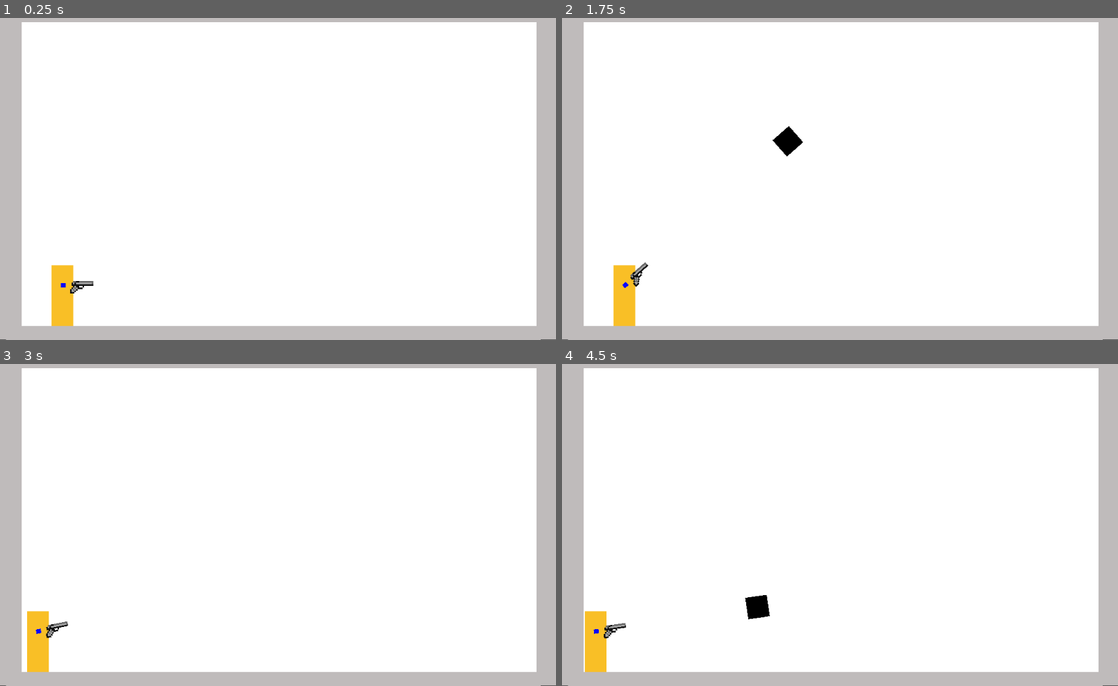
Above: before the commit, frames 1-4 (two rows, left to right).
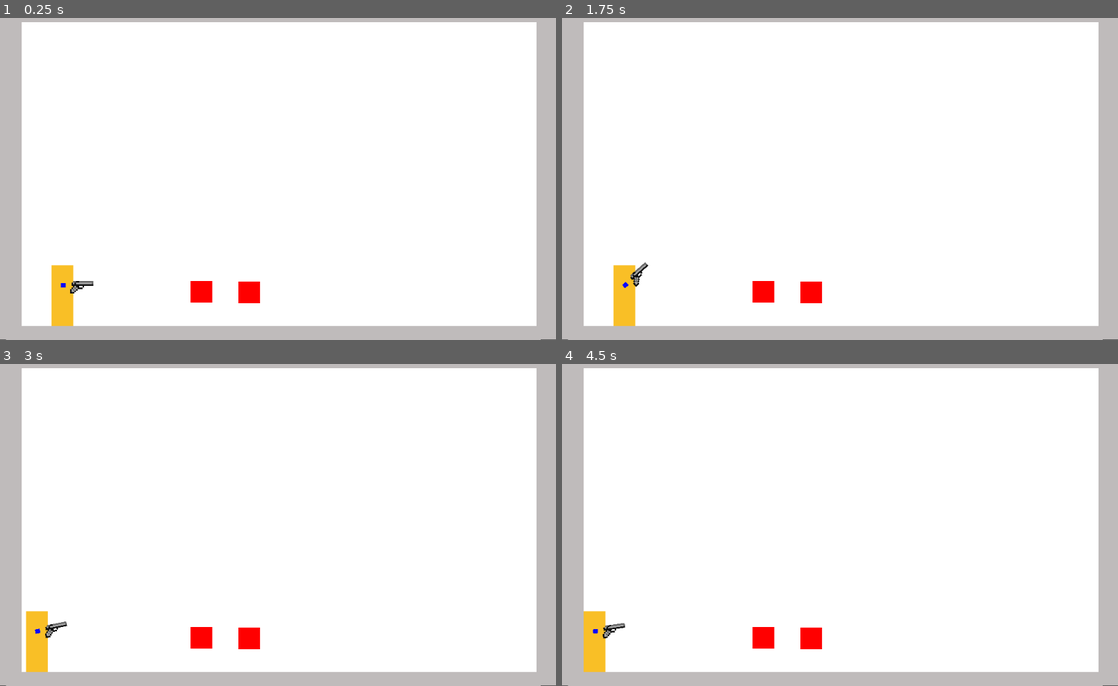
Above: after the commit, the same moments.

Repository: RubyEnoshima/JuegoRE
Game: Godot game, scene res://mapaDebug.tscn
Same seed, same stepped clock (60 frames per second), same inputs: the game is played once before the commit and once after it. Before the commit the project starts from res://main.tscn. Sound files missing from this copy of the repository are replaced by a short silence.
Inputs (mouse positions are in pixels of both pictures, inside the frame that each line leads up to):
- Up to frame 1 (0.25 s): no input
- Up to frame 2 (1.75 s): tap Enter at 0.5 s; move the mouse to (962, 162) at 0.52 s; hold Up (ui_up) from 0.53 s (still down); click (962, 162) at 0.6 s; move the mouse to (728, 195) at 1.27 s; tap Shift (correr) at 1.35 s; click (728, 195) at 1.55 s
- Up to frame 3 (3 s): move the mouse to (333, 450) at 2.02 s; release Up (ui_up) at 2.03 s; hold Left (mov_izq) 2.03-2.78 s; click (333, 450) at 2.1 s; move the mouse to (250, 589) at 2.77 s; hold Up (ui_up) from 2.78 s (still down); tap Right (mov_der) at 2.85 s
- Up to frame 4 (4.5 s): click (812, 589) at 3.05 s; move the mouse to (1006, 573) at 3.52 s; tap R (recargar) at 3.6 s; click (1006, 573) at 3.8 s; tap Space at 4.25 s; move the mouse to (673, 473) at 4.27 s; release Up (ui_up) at 4.28 s; hold Left (mov_izq) from 4.28 s (still down); click (673, 473) at 4.35 s

The runs differ from the first frame. In frame 1, 0.5% of the frame differs, in the area x 34-47%, y 81-89%; in frame 2, 0.8%; in frame 3, 0.7%; in frame 4, 1.0%, in the area x 3-47%, y 71-96%.

Commit message:
Municion en el mundo añadida

Diff:
--- a/Escenas/Arma.gd
+++ b/Escenas/Arma.gd
@@ -4,7 +4,7 @@
 
 export var fireRate = 0.7
 export var municionMax = 7
-export var municionActual = 5
+export var municionActual = 0
 
 var sePuedeDisparar = true
 var recargando = false
@@ -25,7 +25,6 @@
 			giro = true
 			$Sprite.flip_v = !$Sprite.flip_v
 		look_at(get_global_mouse_position())
-	print(municionActual)
 
 func disparar():
 	if sePuedeDisparar and municionActual>0 and !recargando:
@@ -44,6 +43,7 @@
 			$no_ammo.play()
 		#$fireRate.start()
 		#sePuedeDisparar = false
+	print(municionActual)
 
 func recargar():
 	if !recargando:
--- a/Escenas/Inventario.gd
+++ b/Escenas/Inventario.gd
@@ -1,4 +1,4 @@
 extends Node2D
 
-export var balasPistola = 10
+export var balasPistola = 0
 export var pistola = true
--- /dev/null
+++ b/Escenas/Objetos/MunicionPistola.gd
@@ -0,0 +1,9 @@
+class_name MunicionPistola
+extends "res://Escenas/Objetos/ObjetoRecogible.gd"
+
+export var cantidad = 7
+
+func _on_Objeto_body_entered(body):
+	if body is Personaje:
+		Inventario.balasPistola += cantidad
+	._on_Objeto_body_entered(body)
--- /dev/null
+++ b/Escenas/Objetos/MunicionPistola.tscn
@@ -0,0 +1,24 @@
+[gd_scene load_steps=4 format=2]
+
+[ext_resource path="res://Escenas/Objetos/ObjetoRecogible.tscn" type="PackedScene" id=1]
+[ext_resource path="res://Escenas/Objetos/MunicionPistola.gd" type="Script" id=2]
+
+[sub_resource type="RectangleShape2D" id=1]
+extents = Vector2( 19.8585, 19.7678 )
+
+[node name="MunicionPistola" instance=ExtResource( 1 )]
+script = ExtResource( 2 )
+
+[node name="ColorRect" type="ColorRect" parent="." index="1"]
+margin_left = -19.4454
+margin_top = -18.7383
+margin_right = 20.5546
+margin_bottom = 21.2617
+color = Color( 1, 0, 0, 1 )
+__meta__ = {
+"_edit_use_anchors_": false
+}
+
+[node name="CollisionShape2D" type="CollisionShape2D" parent="." index="2"]
+position = Vector2( 0.749153, 0.561859 )
+shape = SubResource( 1 )
--- /dev/null
+++ b/Escenas/Objetos/ObjetoRecogible.gd
@@ -0,0 +1,6 @@
+class_name ObjetoRecogible
+extends Area2D
+
+func _on_Objeto_body_entered(body):
+	if body is Personaje:
+		queue_free()
--- /dev/null
+++ b/Escenas/Objetos/ObjetoRecogible.tscn
@@ -0,0 +1,9 @@
+[gd_scene load_steps=2 format=2]
+
+[ext_resource path="res://Escenas/Objetos/ObjetoRecogible.gd" type="Script" id=1]
+
+[node name="Objeto" type="Area2D"]
+script = ExtResource( 1 )
+
+[node name="Sprite" type="Sprite" parent="."]
+[connection signal="body_entered" from="." to="." method="_on_Objeto_body_entered"]
--- a/main.tscn
+++ /dev/null
@@ -1,79 +0,0 @@
-[gd_scene load_steps=4 format=2]
-
-[ext_resource path="res://Escenas/Personaje/Personaje.tscn" type="PackedScene" id=1]
-
-[sub_resource type="RectangleShape2D" id=1]
-extents = Vector2( 492.695, 24.7061 )
-
-[sub_resource type="RectangleShape2D" id=2]
-extents = Vector2( 56.0734, 294.324 )
-
-[node name="Main" type="Node2D"]
-
-[node name="ColorRect" type="ColorRect" parent="."]
-margin_right = 1027.0
-margin_bottom = 599.0
-__meta__ = {
-"_edit_use_anchors_": false
-}
-
-[node name="ColorRect2" type="ColorRect" parent="."]
-margin_right = 40.0
-margin_bottom = 599.0
-color = Color( 0.752941, 0.737255, 0.737255, 1 )
-__meta__ = {
-"_edit_use_anchors_": false
-}
-
-[node name="ColorRect4" type="ColorRect" parent="."]
-margin_left = 11.0
-margin_top = 13.0
-margin_right = 51.0
-margin_bottom = 998.0
-rect_rotation = -90.0
-color = Color( 0.752941, 0.737255, 0.737255, 1 )
-__meta__ = {
-"_edit_use_anchors_": false
-}
-
-[node name="ColorRect5" type="ColorRect" parent="."]
-margin_left = 11.0
-margin_top = 613.517
-margin_right = 51.0
-margin_bottom = 1598.52
-rect_rotation = -90.0
-color = Color( 0.752941, 0.737255, 0.737255, 1 )
-__meta__ = {
-"_edit_use_anchors_": false
-}
-
-[node name="ColorRect3" type="ColorRect" parent="."]
-margin_left = 987.767
-margin_right = 1027.77
-margin_bottom = 599.0
-color = Color( 0.752941, 0.737255, 0.737255, 1 )
-__meta__ = {
-"_edit_use_anchors_": false
-}
-
-[node name="Personaje" parent="." instance=ExtResource( 1 )]
-position = Vector2( 115.191, 545.043 )
-canJump = false
-
-[node name="StaticBody2D" type="StaticBody2D" parent="."]
-
-[node name="CollisionShape2D" type="CollisionShape2D" parent="StaticBody2D"]
-position = Vector2( 500.059, 598.914 )
-shape = SubResource( 1 )
-
-[node name="CollisionShape2D4" type="CollisionShape2D" parent="StaticBody2D"]
-position = Vector2( 514.396, -5.99176 )
-shape = SubResource( 1 )
-
-[node name="CollisionShape2D2" type="CollisionShape2D" parent="StaticBody2D"]
-position = Vector2( -14.7133, 300.736 )
-shape = SubResource( 2 )
-
-[node name="CollisionShape2D3" type="CollisionShape2D" parent="StaticBody2D"]
-position = Vector2( 1039.95, 293.868 )
-shape = SubResource( 2 )
--- /dev/null
+++ b/mapaDebug.tscn
@@ -0,0 +1,86 @@
+[gd_scene load_steps=5 format=2]
+
+[ext_resource path="res://Escenas/Objetos/MunicionPistola.tscn" type="PackedScene" id=1]
+[ext_resource path="res://Escenas/Personaje/Personaje.tscn" type="PackedScene" id=2]
+
+[sub_resource type="RectangleShape2D" id=1]
+extents = Vector2( 492.695, 24.7061 )
+
+[sub_resource type="RectangleShape2D" id=2]
+extents = Vector2( 56.0734, 294.324 )
+
+[node name="mapaDebug" type="Node2D"]
+
+[node name="Paredes" type="StaticBody2D" parent="."]
+
+[node name="ColorRect" type="ColorRect" parent="Paredes"]
+margin_right = 1027.0
+margin_bottom = 599.0
+__meta__ = {
+"_edit_use_anchors_": false
+}
+
+[node name="ColorRect2" type="ColorRect" parent="Paredes"]
+margin_right = 40.0
+margin_bottom = 599.0
+color = Color( 0.752941, 0.737255, 0.737255, 1 )
+__meta__ = {
+"_edit_use_anchors_": false
+}
+
+[node name="ColorRect4" type="ColorRect" parent="Paredes"]
+margin_left = 11.0
+margin_top = 13.0
+margin_right = 51.0
+margin_bottom = 998.0
+rect_rotation = -90.0
+color = Color( 0.752941, 0.737255, 0.737255, 1 )
+__meta__ = {
+"_edit_use_anchors_": false
+}
+
+[node name="ColorRect5" type="ColorRect" parent="Paredes"]
+margin_left = 11.0
+margin_top = 613.517
+margin_right = 51.0
+margin_bottom = 1598.52
+rect_rotation = -90.0
+color = Color( 0.752941, 0.737255, 0.737255, 1 )
+__meta__ = {
+"_edit_use_anchors_": false
+}
+
+[node name="ColorRect3" type="ColorRect" parent="Paredes"]
+margin_left = 987.767
+margin_right = 1027.77
+margin_bottom = 599.0
+color = Color( 0.752941, 0.737255, 0.737255, 1 )
+__meta__ = {
+"_edit_use_anchors_": false
+}
+
+[node name="CollisionShape2D" type="CollisionShape2D" parent="Paredes"]
+position = Vector2( 500.059, 598.914 )
+shape = SubResource( 1 )
+
+[node name="CollisionShape2D4" type="CollisionShape2D" parent="Paredes"]
+position = Vector2( 514.396, -5.99176 )
+shape = SubResource( 1 )
+
+[node name="CollisionShape2D2" type="CollisionShape2D" parent="Paredes"]
+position = Vector2( -16.4951, 301.627 )
+shape = SubResource( 2 )
+
+[node name="CollisionShape2D3" type="CollisionShape2D" parent="Paredes"]
+position = Vector2( 1045.29, 293.201 )
+shape = SubResource( 2 )
+
+[node name="Personaje" parent="." instance=ExtResource( 2 )]
+position = Vector2( 115.191, 545.043 )
+canJump = false
+
+[node name="MunicionPistola" parent="." instance=ExtResource( 1 )]
+position = Vector2( 370, 510 )
+
+[node name="MunicionPistola2" parent="." instance=ExtResource( 1 )]
+position = Vector2( 458, 511 )
--- a/project.godot
+++ b/project.godot
@@ -14,6 +14,16 @@
 "language": "GDScript",
 "path": "res://Escenas/bala.gd"
 }, {
+"base": "Area2D",
+"class": "MunicionPistola",
+"language": "GDScript",
+"path": "res://Escenas/Objetos/MunicionPistola.gd"
+}, {
+"base": "Area2D",
+"class": "ObjetoRecogible",
+"language": "GDScript",
+"path": "res://Escenas/Objetos/ObjetoRecogible.gd"
+}, {
 "base": "KinematicBody2D",
 "class": "Personaje",
 "language": "GDScript",
@@ -21,13 +31,15 @@
 } ]
 _global_script_class_icons={
 "Bala": "",
+"MunicionPistola": "",
+"ObjetoRecogible": "",
 "Personaje": ""
 }
 
 [application]
 
 config/name="Juego Re"
-run/main_scene="res://main.tscn"
+run/main_scene="res://mapaDebug.tscn"
 config/icon="res://icon.png"
 
 [autoload]
